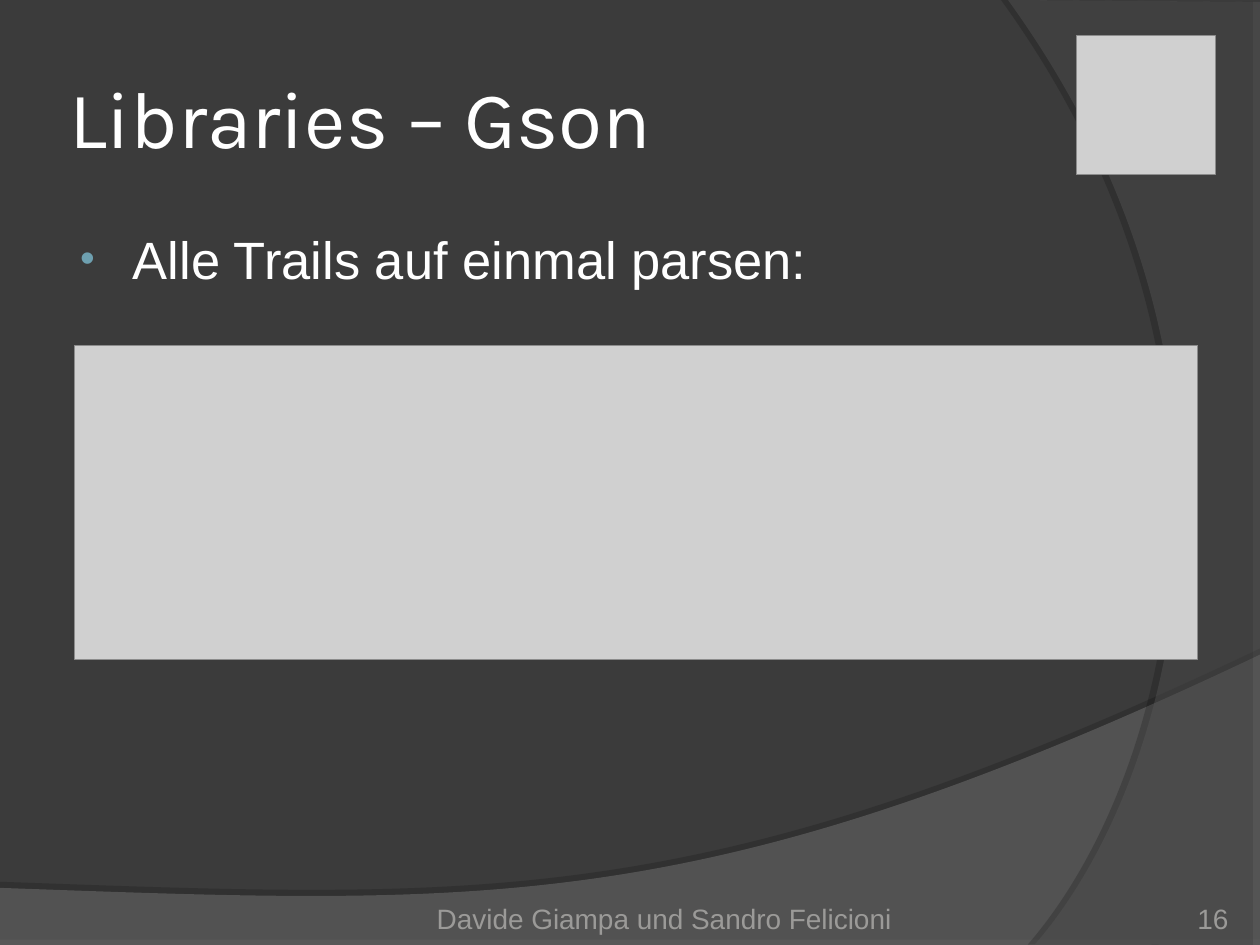
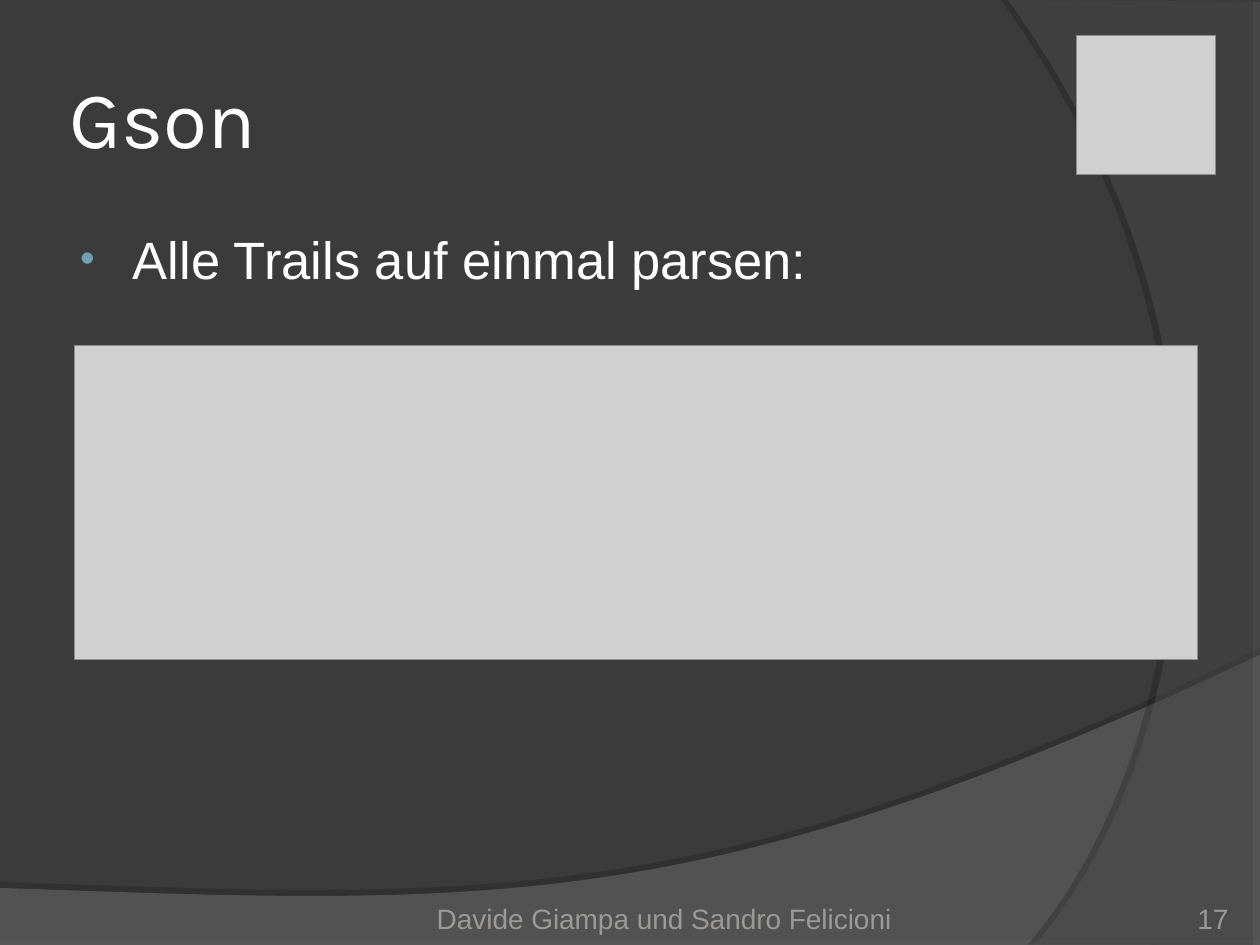
Before and after one commit to Mr-Slash/TrailDevils, a slide deck: slide 17 of doc/01_Project Management/TrailDevils-final.ppt (slide 16 before the commit). Drawn at 1260x945 pixels with LibreOffice and Linux fonts; fonts in the diff are those of the drawing; grey boxes stand for pictures. Boxes give left, top, right and bottom in pixels: in the first picture for what was removed or moved away, otherwise in the second. Text is boxed around its words. In the diff, an @@ line names an element or a change of style, - is before the commit and + after.

Commit message:
updated presentation

```diff
--- a/doc/01_Project Management/TrailDevils-final.ppt
+++ b/doc/01_Project Management/TrailDevils-final.ppt
@@ title at <box>69,96,256,149</box>: text changed @@
-Libraries – Gson
+Gson
@@ page number at <box>1197,910,1228,929</box>: text changed @@
-16
+17
```
Also in this commit, not shown: 1 slide added.
